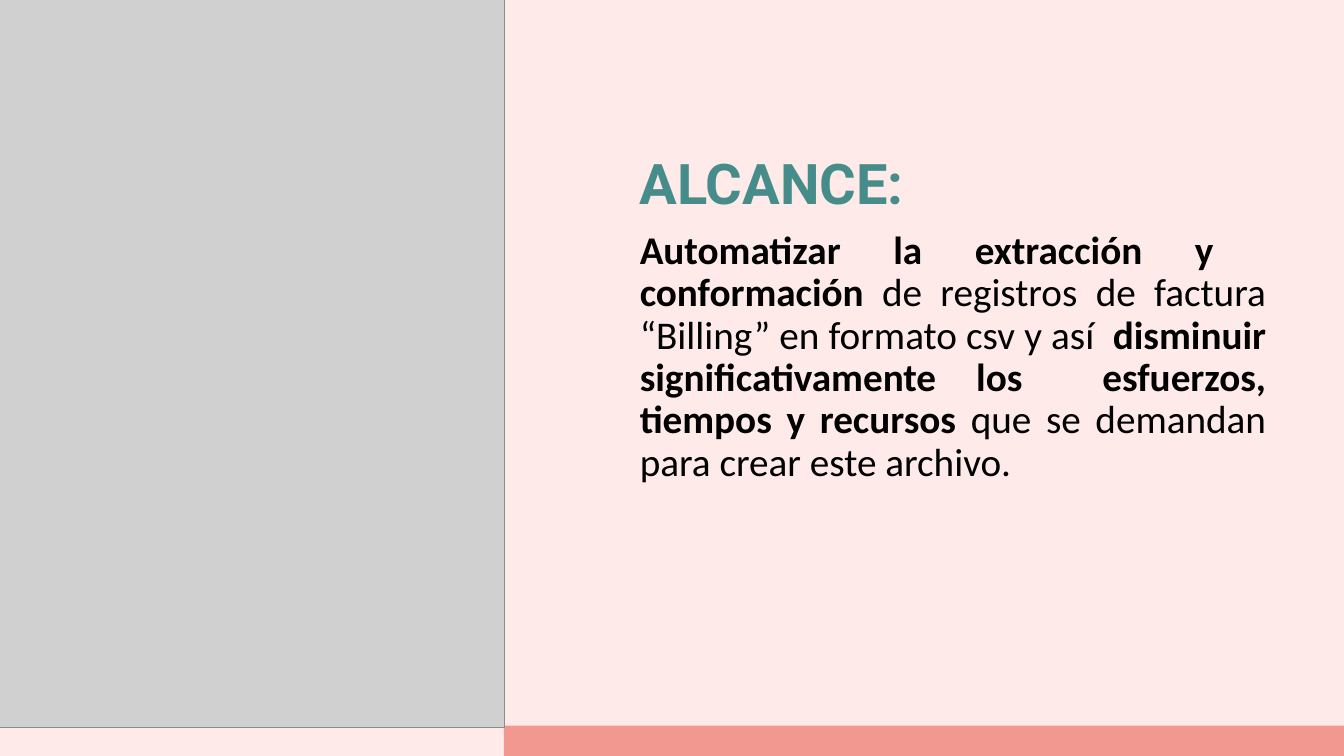
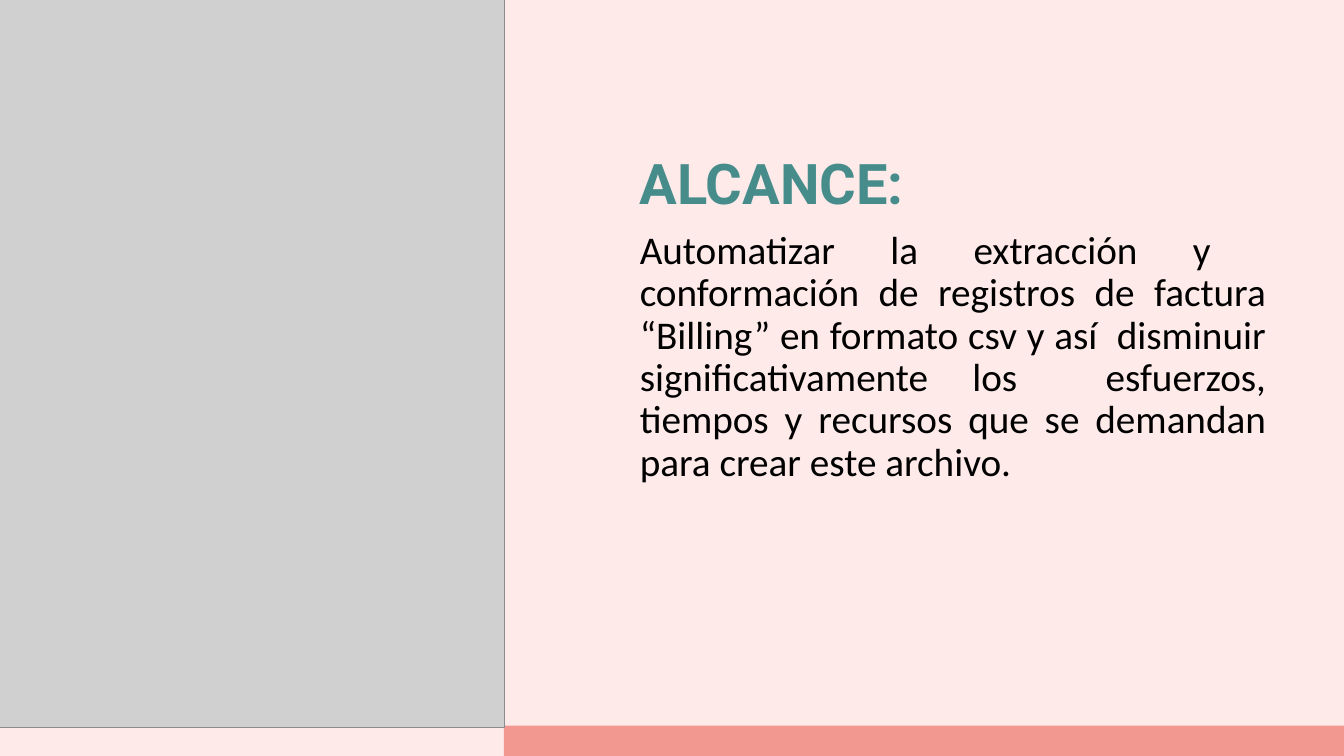
Before and after one commit to necroweb/APP_SERVICIO_EXTRACCION_BYLLING_VTEX_V5.0, a slide deck: slide 4 of Extractor_bylling_vtex.pptm. Drawn at 1344x756 pixels with LibreOffice and Linux fonts; fonts in the diff are those of the drawing; grey boxes stand for pictures. Boxes give left, top, right and bottom in pixels: in the first picture for what was removed or moved away, otherwise in the second. Text is boxed around its words. In the diff, an @@ line names an element or a change of style, - is before the commit and + after.

```diff
--- a/Extractor_bylling_vtex.pptm
+++ b/Extractor_bylling_vtex.pptm
@@ text at (x1=640, y1=236, x2=1266, y2=483): bold off in "Automatizar la extracción y conformación disminuir significa ..." @@
```
Also in this commit, not shown: 4 other slides changed, 1 slide added, 2 slides removed, 10 other files.
